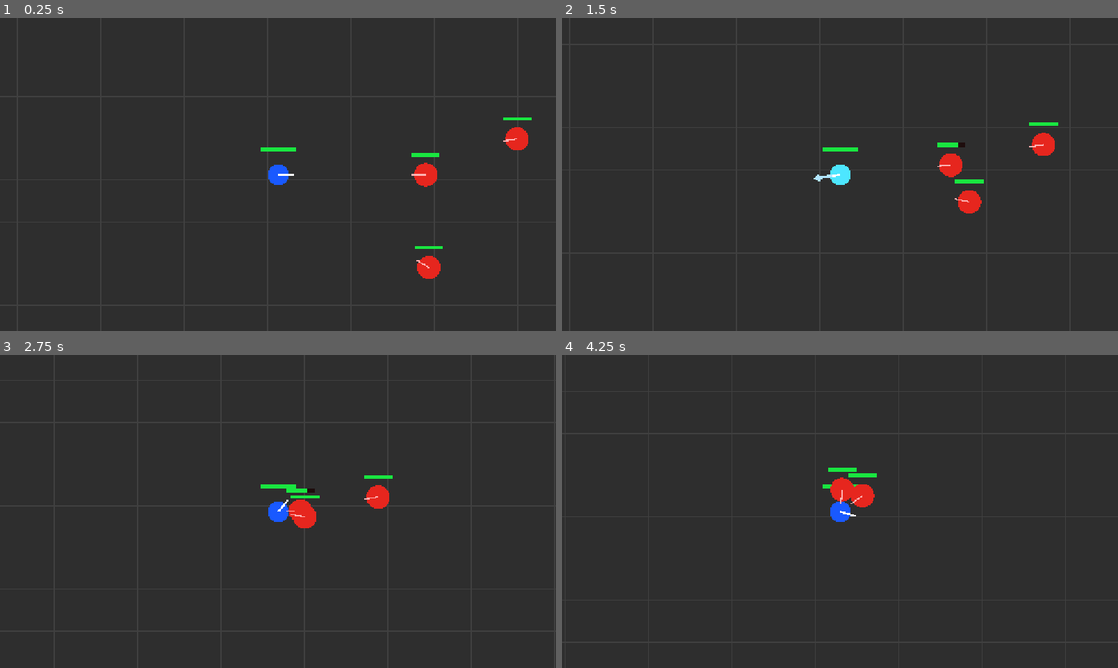
Above: before the commit, frames 1-4 (two rows, left to right).
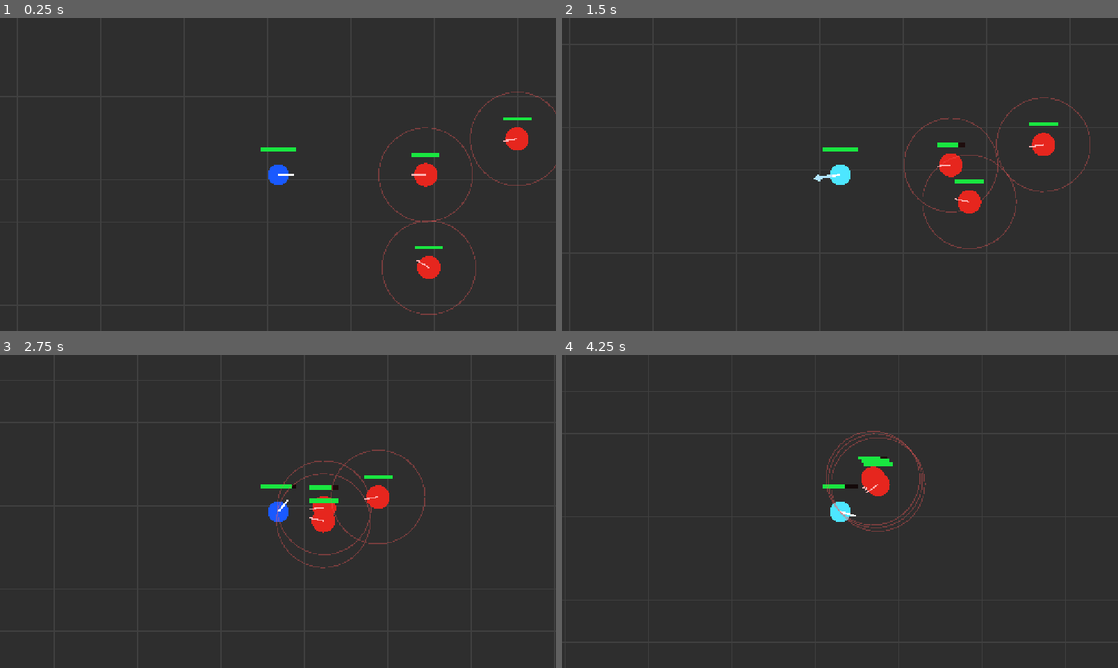
Above: after the commit, the same moments.

Repository: danyoon0760/last-archer
Game: Godot game, scene res://scenes/Main.tscn
Same seed, same stepped clock (60 frames per second), same inputs: the game is played once before the commit and once after it.
Inputs (mouse positions are in pixels of both pictures, inside the frame that each line leads up to):
- Up to frame 1 (0.25 s): no input
- Up to frame 2 (1.5 s): tap Enter at 0.5 s; move the mouse to (962, 158) at 0.52 s; tap R at 0.6 s; click (962, 158) at 0.67 s; move the mouse to (728, 190) at 1.27 s; tap E at 1.35 s; click (728, 190) at 1.42 s
- Up to frame 3 (2.75 s): move the mouse to (333, 442) at 2.02 s; tap R at 2.1 s; click (333, 442) at 2.17 s
- Up to frame 4 (4.25 s): move the mouse to (812, 574) at 2.77 s; tap E at 2.85 s; click (812, 574) at 2.92 s; move the mouse to (1006, 558) at 3.52 s; tap R at 3.6 s; click (1006, 558) at 3.67 s

The runs differ from the first frame. In frame 1, 0.5% of the frame differs, in the area x 68-100%, y 23-95%; in frame 2, 0.4%; in frame 3, 1.4%; in frame 4, 1.7%, in the area x 47-66%, y 24-57%.

Commit message:
Fix enemy attack range and player detection

Diff:
--- a/scripts/enemy_dummy.gd
+++ b/scripts/enemy_dummy.gd
@@ -2,10 +2,10 @@
 
 @export var max_hp: int = 100
 @export var move_speed: float = 135.0
-@export var chase_range: float = 520.0
-@export var attack_range: float = 34.0
+@export var chase_range: float = 620.0
+@export var attack_range: float = 72.0
 @export var attack_damage: int = 12
-@export var attack_cooldown: float = 0.8
+@export var attack_cooldown: float = 0.65
 
 var hp: int
 var attack_timer: float = 0.0
@@ -13,12 +13,15 @@
 
 func _ready() -> void:
 	hp = max_hp
-	player = get_tree().get_first_node_in_group("player") as Node2D
+	find_player()
 	queue_redraw()
 
 func _physics_process(delta: float) -> void:
 	if attack_timer > 0.0:
 		attack_timer = maxf(attack_timer - delta, 0.0)
+
+	if not is_instance_valid(player):
+		find_player()
 
 	if not is_instance_valid(player):
 		velocity = Vector2.ZERO
@@ -40,6 +43,9 @@
 	move_and_slide()
 	queue_redraw()
 
+func find_player() -> void:
+	player = get_tree().get_first_node_in_group("player") as Node2D
+
 func try_attack_player() -> void:
 	if attack_timer > 0.0:
 		return
@@ -57,6 +63,9 @@
 	# Temporary enemy placeholder.
 	draw_circle(Vector2.ZERO, 18.0, Color(0.9, 0.15, 0.12))
 
+	# Attack range circle while prototyping.
+	draw_arc(Vector2.ZERO, attack_range, 0.0, TAU, 36, Color(1.0, 0.35, 0.35, 0.35), 1.5)
+
 	# Small direction/aggro marker.
 	if is_instance_valid(player):
 		var to_player: Vector2 = player.global_position - global_position
